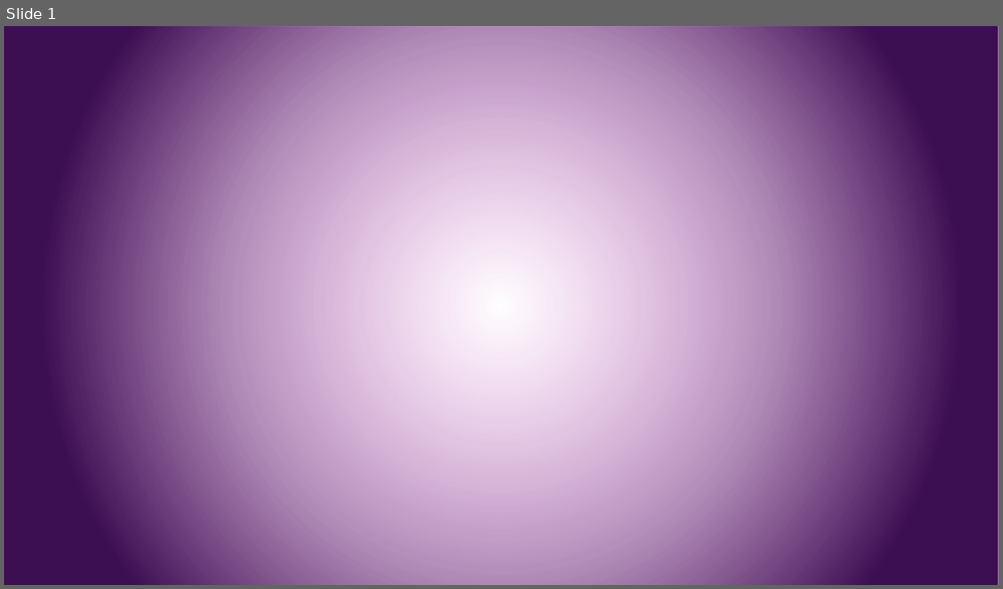
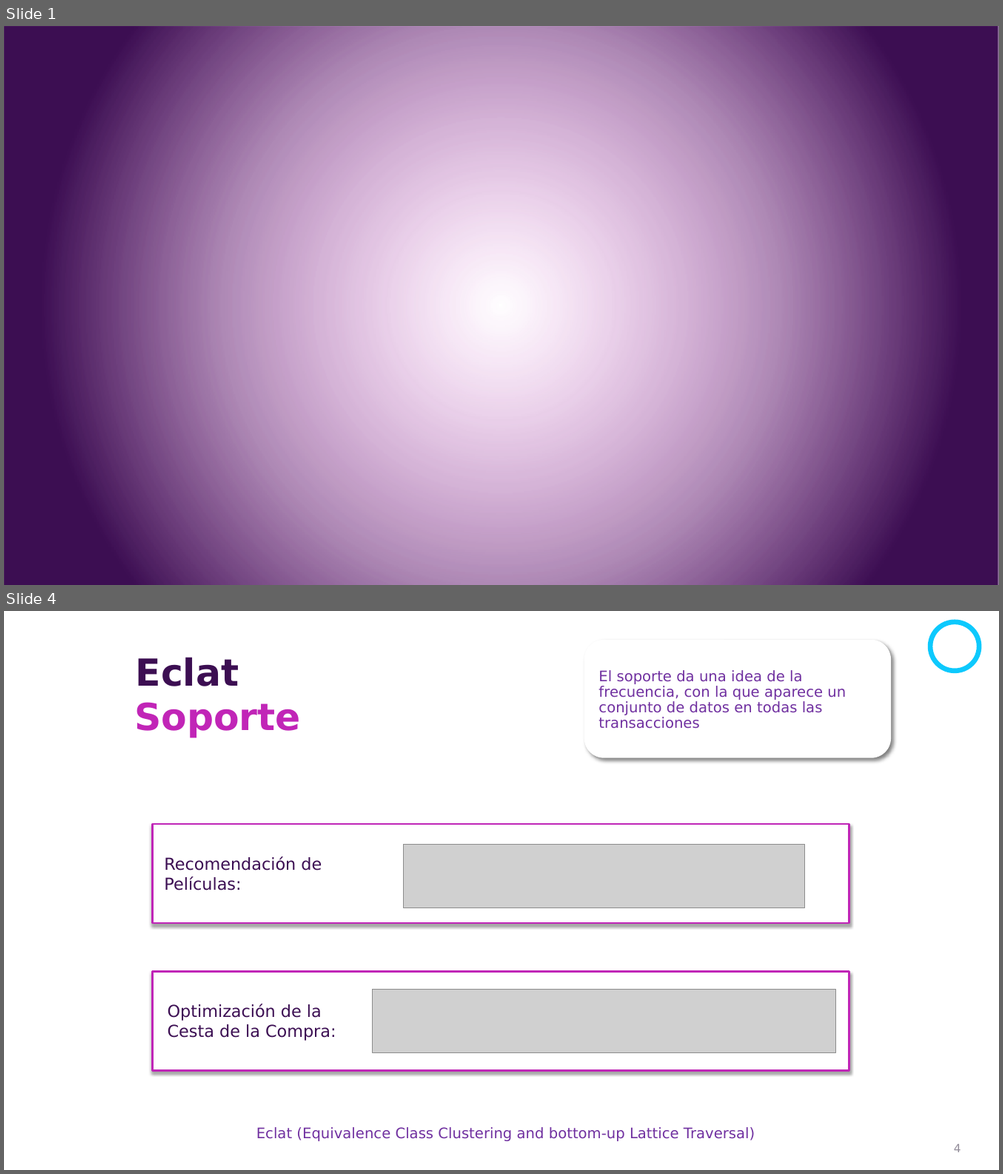
Before and after one commit to csameshiman/Axity_Curso_ML_2023, a slide deck: Diapositivas/Parte 05.Association Rule/Sección 05.2.Eclat/Eclat.pptx. Shown one above the other, each under a label of ours: slide 1 before the commit, slides 1 and 4 after it; the slides between them are not shown. The pictures are 1003x589 and 1003x1174 pixels, drawn with LibreOffice and Linux fonts; fonts in the diff are those of the drawing; grey boxes stand for pictures; background and template pictures are left out. Boxes give left, top, right and bottom in pixels: in the first picture for what was removed or moved away, otherwise in the second. Text is boxed around its words. In the diff, an @@ line names an element or a change of style, - is before the commit and + after.

```diff
--- a/Diapositivas/Parte 05.Association Rule/Sección 05.2.Eclat/Eclat.pptx
+++ b/Diapositivas/Parte 05.Association Rule/Sección 05.2.Eclat/Eclat.pptx
@@ slide 4 added at <box>4,611,999,1170</box>, background picture (left out) @@
@@ ellipse added at <box>930,622,979,672</box>, outline #C125B7 4.75 pt @@
@@ rounded rectangle added at <box>584,639,891,758</box>, fill #FFFFFF @@
@@ text added at <box>136,657,239,686</box>, 36 pt, text #3C0E52, bold @@
+Eclat
@@ text added at <box>598,670,845,729</box>, 14 pt, text #7030A0 @@
+El soporte da una idea de la frecuencia, con la que aparece un conjunto de datos en todas las transacciones
@@ text added at <box>134,702,301,738</box>, 36 pt, text #C125B7, bold @@
+Soporte
@@ rectangle added at <box>153,824,849,923</box>, fill #FFFFFF, outline #C026B7 2 pt @@
@@ picture added at <box>404,845,805,908</box> @@
@@ text added at <box>164,857,321,891</box>, 16 pt, text #3C0F53 @@
+Recomendación de
+Películas:
@@ rectangle added at <box>153,971,849,1071</box>, fill #FFFFFF, outline #C026B7 2 pt @@
@@ text added at <box>168,1004,336,1041</box>, 16 pt, text #3C0F53 @@
+Optimización de la
+Cesta de la Compra:
@@ picture added at <box>373,989,836,1054</box> @@
@@ text added at <box>256,1128,754,1142</box>, 14 pt, text #7030A0 @@
+Eclat (Equivalence Class Clustering and bottom-up Lattice Traversal)
@@ page number added at <box>953,1145,961,1153</box>, 11 pt, text #928C99 @@
+4
```
Also in this commit, not shown: 11 other slides added, 47 slides removed.
